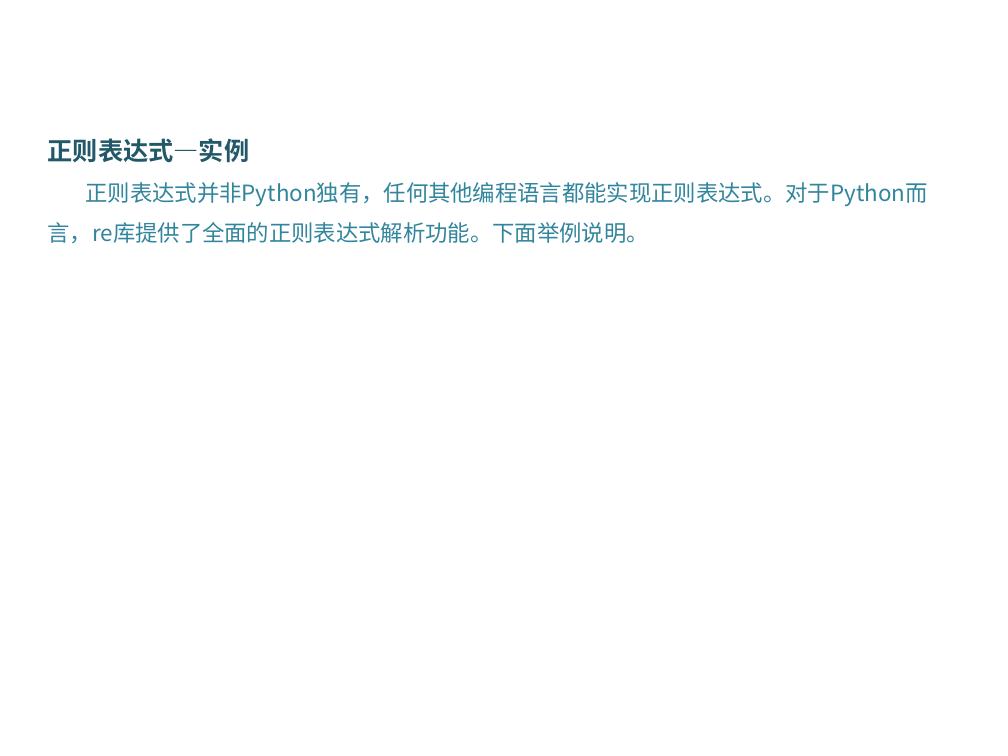
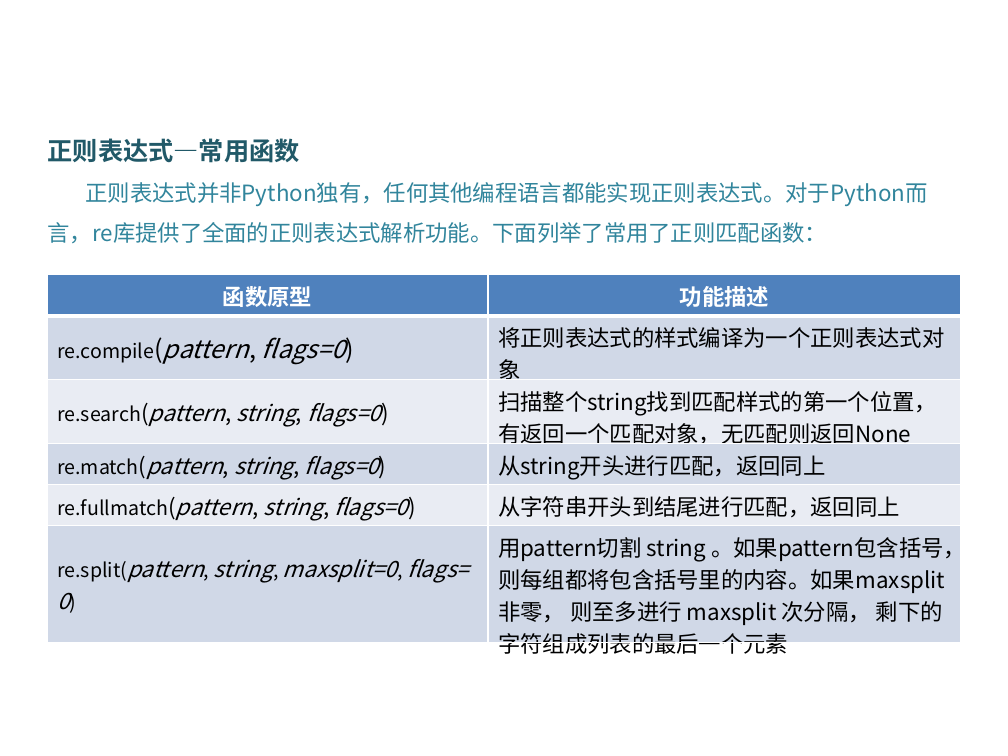
Before and after one commit to DataScienceCoding/Python-Web-Crawler, a slide deck: slide 49 of Python-Web-Crawler.pptx. Drawn at 1008x756 pixels with LibreOffice and Linux fonts; fonts in the diff are those of the drawing; background and template pictures are left out. Boxes give left, top, right and bottom in pixels: in the first picture for what was removed or moved away, otherwise in the second. Text is boxed around its words. In the diff, an @@ line names an element or a change of style, - is before the commit and + after.

```diff
--- a/Python-Web-Crawler.pptx
+++ b/Python-Web-Crawler.pptx
@@ text at bbox=[48, 138, 928, 243]: text changed @@
-正则表达式—实例
-正则表达式并非Python独有，任何其他编程语言都能实现正则表达式。对于Python而言，re库提供了全面的正则表达式解析功能。下面举例说明。
+正则表达式—常用函数
+正则表达式并非Python独有，任何其他编程语言都能实现正则表达式。对于Python而言，re库提供了全面的正则表达式解析功能。下面列举了常用了正则匹配函数：
@@ table added at bbox=[47, 275, 962, 662], 6 rows, 2 columns @@
+函数原型 | 功能描述
+re.compile(pattern, flags=0) | 将正则表达式的样式编译为一个正则表达式对象
+re.search(pattern, string, flags=0) | 扫描整个string找到匹配样式的第一个位置，有返回一个匹配对象，无匹配则返回None
+re.match(pattern, string, flags=0) | 从string开头进行匹配，返回同上
+re.fullmatch(pattern, string, flags=0) | 从字符串开头到结尾进行匹配，返回同上
+re.split(pattern, string, maxsplit=0, flags=0) | 用pattern切割 string 。如果pattern包含括号，则每组都将包含括号里的内容。如果maxsplit非零， 则至多进行 maxsplit 次分隔， 剩下的字符组成列表的最后一个元素
```
Also in this commit, not shown: 3 other slides changed, 16 slides added, 8 other files.
